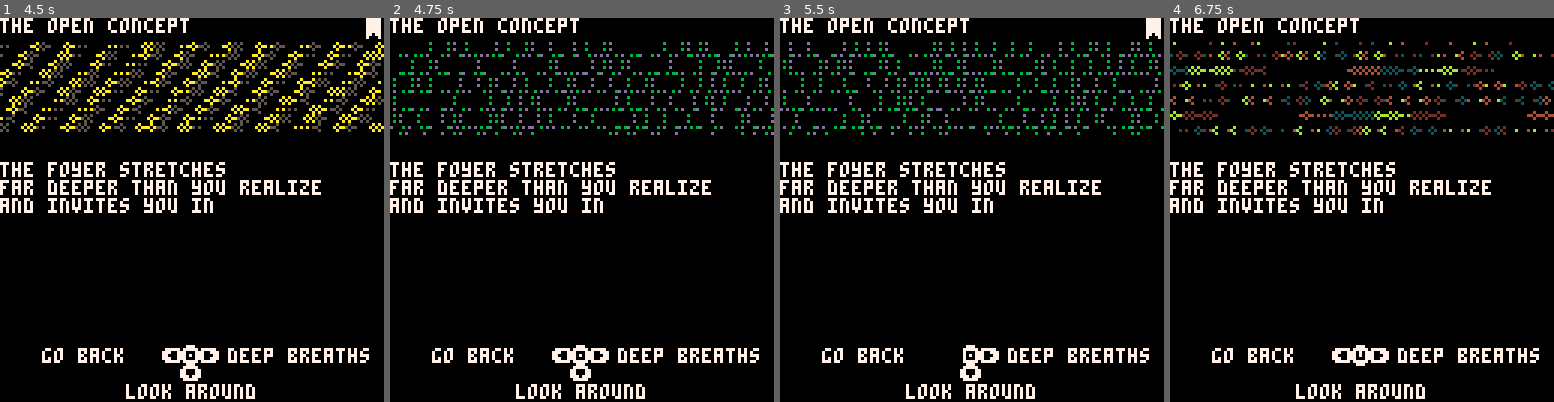
Above: before the commit, frames 1-4 (left to right).
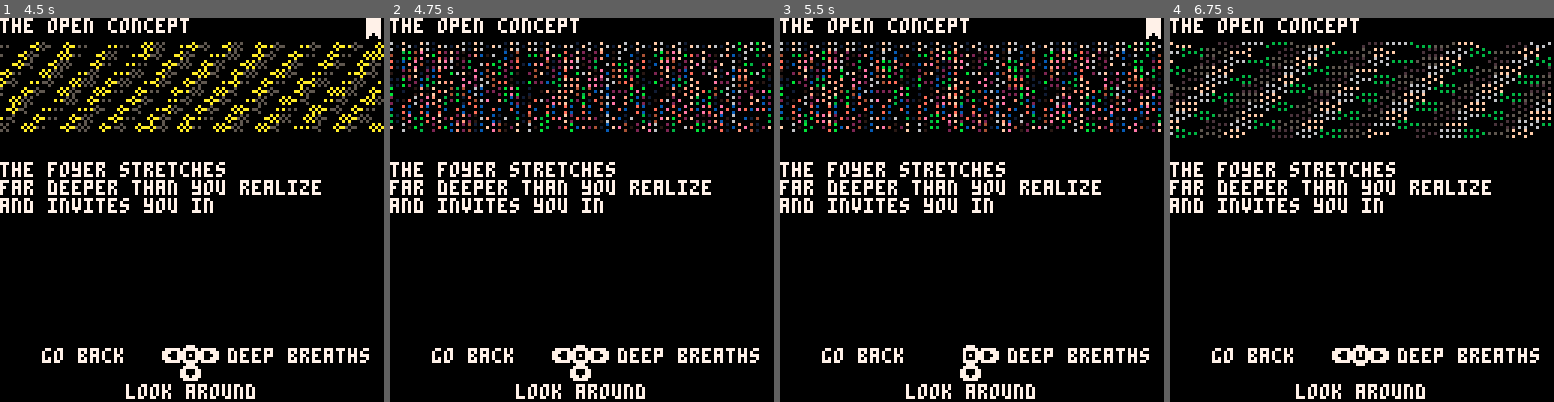
Above: after the commit, the same moments.

Repository: aebrer/pico8_carts
Game: PICO-8 cartridge games/the_trace/the_trace.p8
Two runs of this game, one before a commit and one after it. Both use one fixed random seed, a clock stepped at 60 frames per second and the inputs below.
Inputs:
- Up to frame 1 (4.5 s): tap O (Z key) at 0.33, 0.7, 1.43, 2.22, 3.1, 3.98 s; tap X (X key) at 1.07, 2.07, 2.4, 2.73, 3.07, 3.4, 3.73, 4.07, 4.4 s; hold Left 1.97-2.37 s; hold Down 2.42-2.82 s; hold Right 2.87-3.53 s; hold Up 3.58-4.08 s; hold Right from 4.13 s (still down)
- Up to frame 2 (4.75 s): release Right at 4.53 s; hold Down from 4.58 s (still down); tap X (X key) at 4.73 s
- Up to frame 3 (5.5 s): tap O (Z key) at 4.87 s; tap X (X key) at 5.07, 5.4 s; release Down at 5.08 s; hold Left from 5.13 s (still down)
- Up to frame 4 (6.75 s): tap X (X key) every 0.33 s from 5.73 to 6.73 s; tap O (Z key) at 5.75, 6.63 s; release Left at 5.8 s; hold Up 5.85-6.18 s; hold Left 6.23-6.63 s; hold Down from 6.68 s (still down)

Frame 1 is identical in both runs. In frame 2, 8.0% of the frame differs, in the area x 0-100%, y 6-31%; in frame 3, 8.1%; in frame 4, 8.4%, in the area x 0-100%, y 6-32%.

Commit message:
add guided tour inventory item

Diff:
--- a/games/the_trace/the_trace.p8
+++ b/games/the_trace/the_trace.p8
@@ -16,9 +16,10 @@
 ----
 -- sounds todo
 ----
--- sound for flipping options
--- should be like a digital drop of blood
---
+-- sound for going to alt text
+-- inspiration:
+-- digitized talking noises
+-- rewinding vhs kinda sound
 
 --!!
 debug_mode=false
@@ -235,7 +236,9 @@
 	local page = {}
 	page.title = title
 	page.seed = get_seed(page.title)
-	page.text = text
+	page.text_i = 0
+	page.texts = {[0]=text}
+	page.text = page.texts[page.text_i]
 	page.logo = v9_static
  page.cls=true
 	page.cb = nil
@@ -377,15 +380,22 @@
 
   if inventory["open mind"] then
    inv_chs[⬇️]=ch_look_around
-   ?butt_key[⬇️],60,116,15
+   ?butt_key[⬇️],butt_pos[⬇️][1],butt_pos[⬇️][2],15
    ?"\^#"..inv_chs[⬇️].title,hcenter(inv_chs[⬇️].title,64),122,15
   end
 
   if inventory["blank card"] then
    inv_chs[➡️]=ch_read_card
-   ?butt_key[➡️],66,110,15
+   ?butt_key[➡️],butt_pos[➡️][1],butt_pos[➡️][2],15
    ?"\^#"..inv_chs[➡️].title,hcenter(inv_chs[➡️].title,100),110,15
   end
+
+  if inventory["guided tour"] then
+   inv_chs[⬆️]=ch_gt
+   ?butt_key[⬆️],butt_pos[⬆️][1],butt_pos[⬆️][2],15
+   ?"\^#"..inv_chs[⬆️].title,hcenter(inv_chs[⬆️].title,64),98,15
+  end
+
 
   if inv_chs[pressed] then
    butt_press()
@@ -454,9 +464,12 @@
 "you're not even supposed\nto be here!!!\n\n    - albert einstein"
 )
 lib[p_debug].seed=42069
+add(lib[p_debug].texts,"yeah this is a test")
+add(lib[p_debug].texts,"yeah this is *also* a test")
 lib[p_debug].cb=function()
 inventory["blank card"]=true
 inventory["open mind"]=true
+inventory["guided tour"]=true
 end
 
 -- breach page
@@ -722,11 +735,18 @@
   	if(curr_page.text)curr_page.text=curr_page.text.."\nyou've got a pretty open mind."
  	end
  end
+ local chk=rnd()
+ if chk<.66 and chk>=.6 then
+  if not inventory["guided tour"] then
+  	inventory["guided tour"]=true
+  	if(curr_page.text)curr_page.text=curr_page.text.."\nwhoa, some sort of pre-recorded\ntour. there's a timestamp for \nmost of the art."
+ 	end
+ end
+
  seed_rnd()
 end
 )
 lib[toc].choices[⬇️]=ch_look_around
-
 lib[toc].choices[⬅️]=new_choice(
 "go back",
 lib[ade]
@@ -735,6 +755,18 @@
 "deep breaths",
 lib[engreg]
 )
+
+ch_gt=new_choice(
+"guided tour",
+nil,
+function()
+ doom_plus()
+ curr_page.text_i=(curr_page.text_i+1)%(#curr_page.texts+1)
+ curr_page.text=curr_page.texts[curr_page.text_i]
+end
+)
+
+
 
 ch_a_threat=new_choice(
 "a threat",
